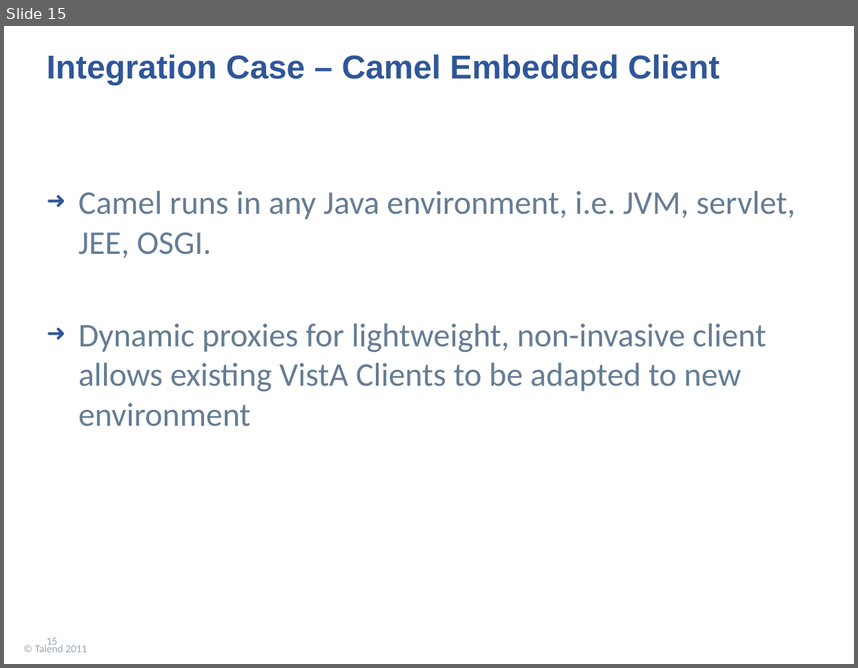
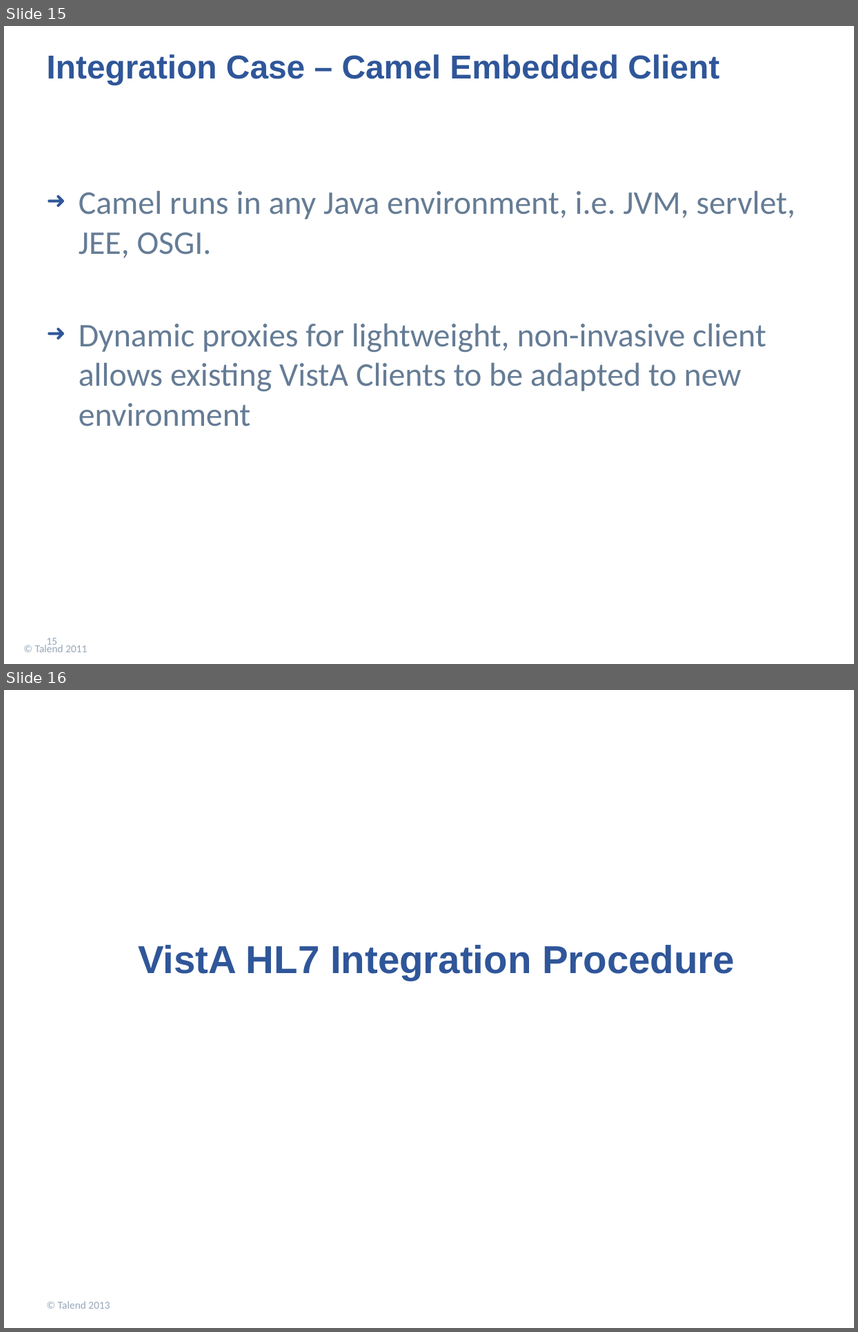
Before and after one commit to openmash/openmash, a slide deck: om_02_OpenMash VistA Integration Cases.pptx. Shown one above the other, each under a label of ours: slide 15 before the commit, slides 15 and 16 after it. The pictures are 858x668 and 858x1332 pixels, drawn with LibreOffice and Linux fonts; fonts in the diff are those of the drawing; background and template pictures are left out. Boxes give left, top, right and bottom in pixels: in the first picture for what was removed or moved away, otherwise in the second. Text is boxed around its words. In the diff, an @@ line names an element or a change of style, - is before the commit and + after.

Commit message:
Updated integration cases

```diff
--- a/om_02_OpenMash VistA Integration Cases.pptx
+++ b/om_02_OpenMash VistA Integration Cases.pptx
@@ slide 16 added at (4, 690, 854, 1328), background picture (left out) @@
@@ title added at (138, 945, 735, 980), 33 pt, text #2F5699, bold @@
+VistA HL7 Integration Procedure
@@ text added at (58, 1301, 110, 1308), 9 pt, text #96A6B8 @@
+© Talend 2013
```
Also in this commit, not shown: 6 other slides added, 2 other files.
